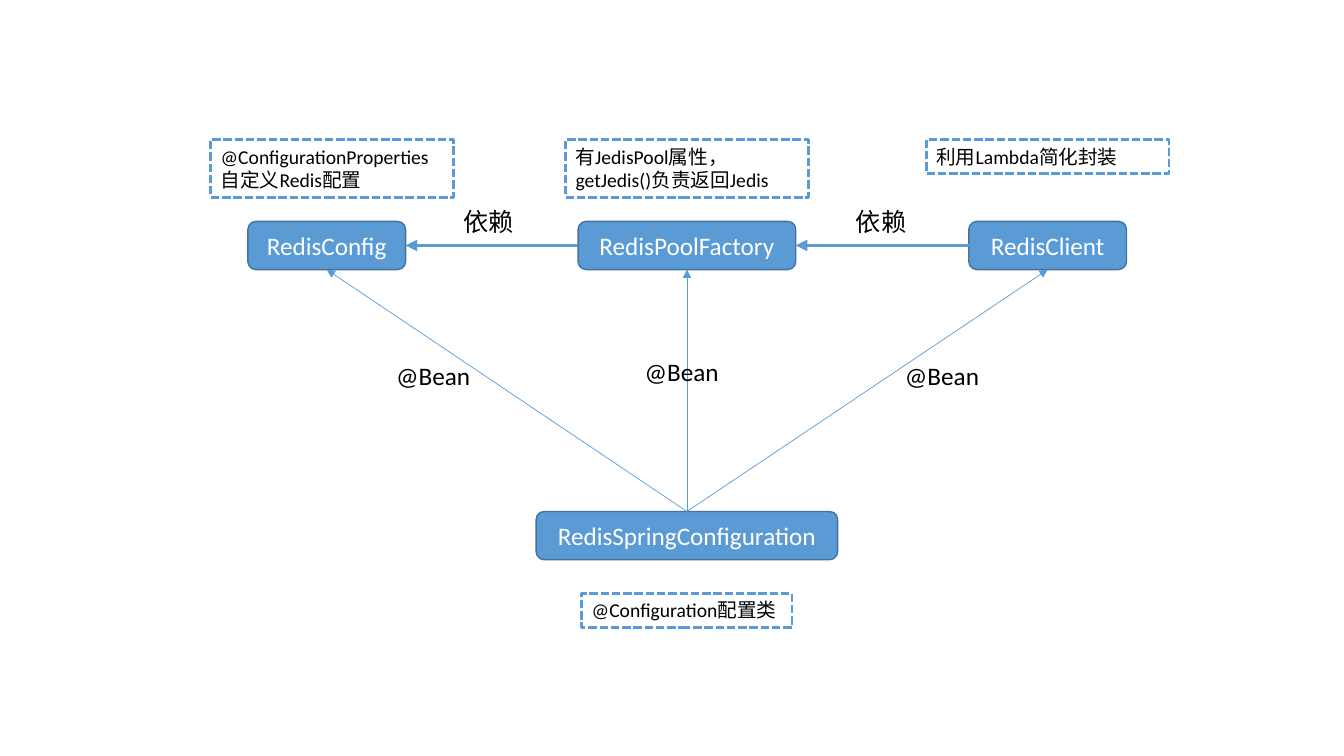
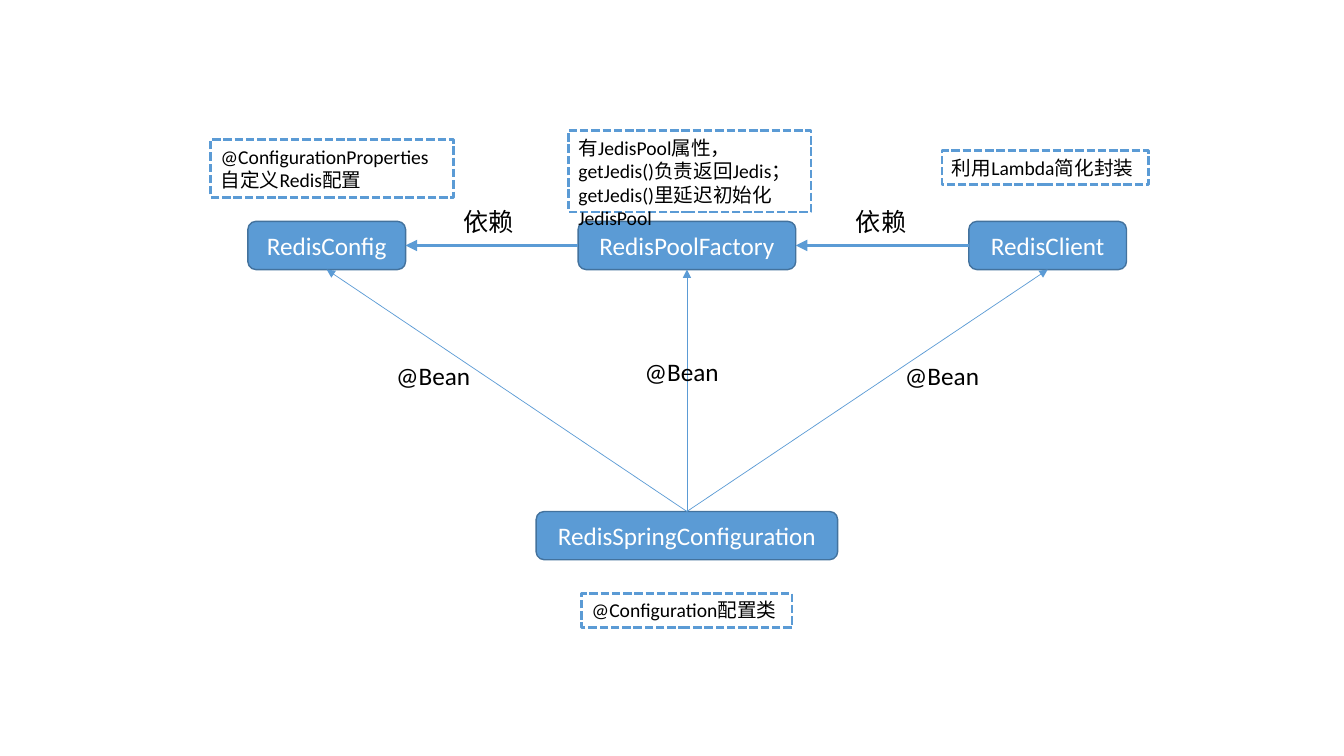
Before and after one commit to OrdinaryYZH/OrdinaryYZH.github.io, a slide deck: slide 1 of source/_posts/private/videos/miaosha/笔记.pptx. Drawn at 1344x756 pixels with LibreOffice and Linux fonts; fonts in the diff are those of the drawing. Boxes give left, top, right and bottom in pixels: in the first picture for what was removed or moved away, otherwise in the second. Text is boxed around its words. In the diff, an @@ line names an element or a change of style, - is before the commit and + after.

```diff
--- a/source/_posts/private/videos/miaosha/笔记.pptx
+++ b/source/_posts/private/videos/miaosha/笔记.pptx
@@ rectangle "有JedisPool属性，getJedis()负责返回Jedis；getJedis()里延迟初始化JedisPool": place and size @@
-rectangle "有JedisPool属性，getJedis()负责返回Jedis；getJedis()里延迟初始化JedisPool" at (566,139,809,197)
+rectangle "有JedisPool属性，getJedis()负责返回Jedis；getJedis()里延迟初始化JedisPool" at (569,131,812,213)
@@ text in rectangle at (578,138,791,206): text changed @@
-有JedisPool属性，getJedis()负责返回Jedis
+有JedisPool属性，getJedis()负责返回Jedis；getJedis()里延迟初始化JedisPool
@@ rectangle "利用Lambda简化封装": place and size @@
-rectangle "利用Lambda简化封装" at (927,139,1170,173)
+rectangle "利用Lambda简化封装" at (943,151,1149,186)
```
Also in this commit, not shown: 1 slide added, 1 other file.
